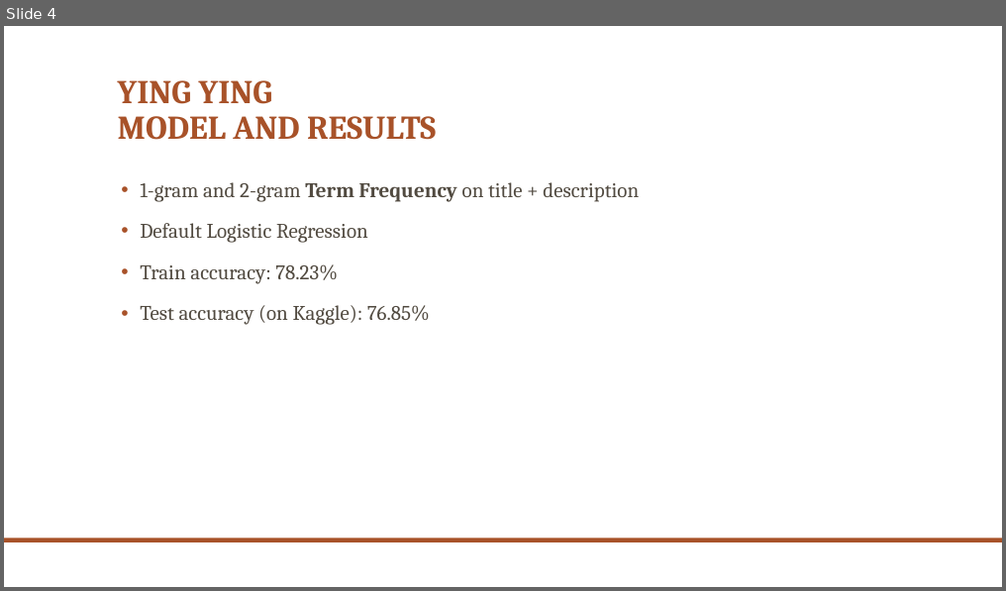
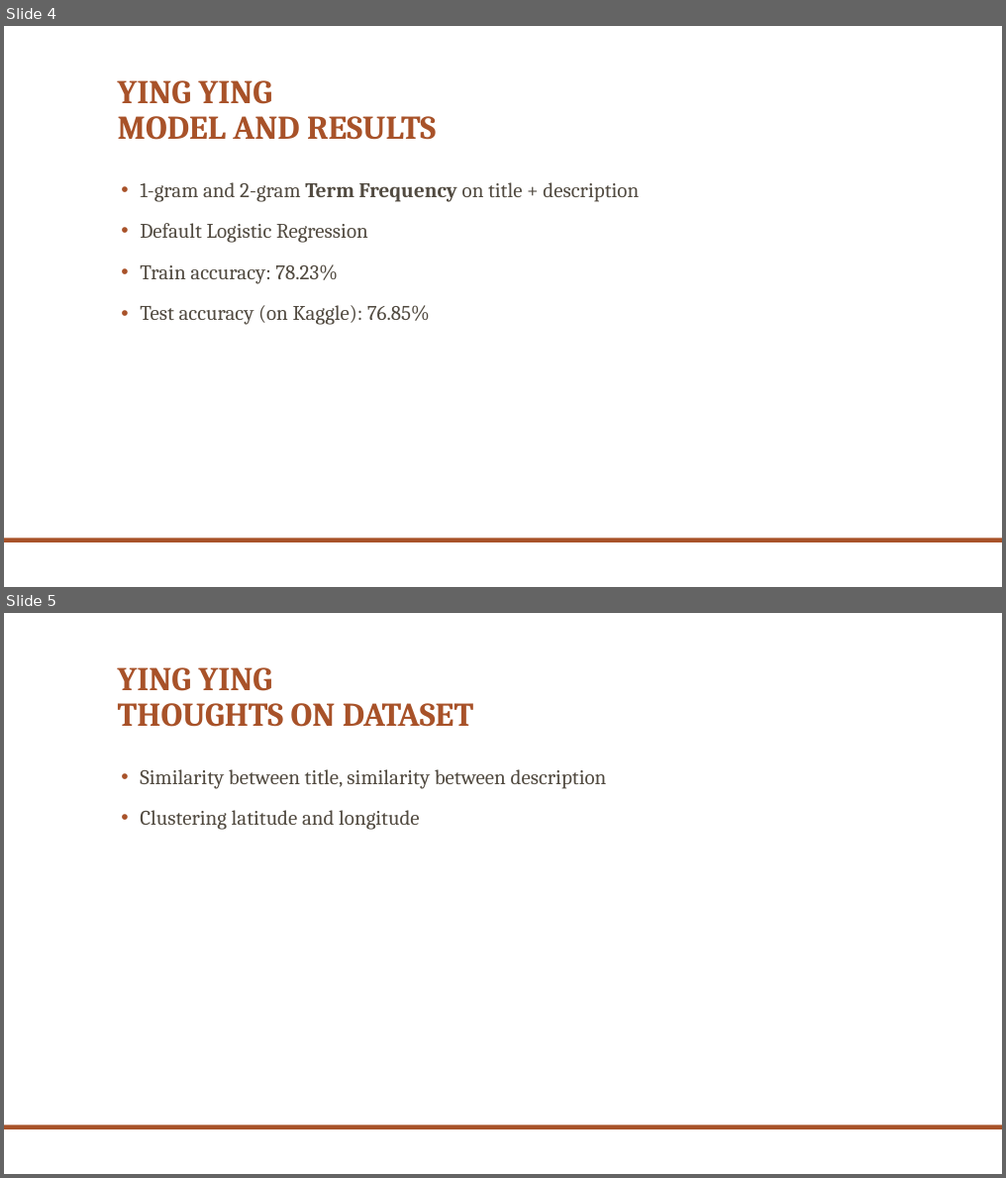
Before and after one commit to Chialijuan/20Newsgrp-Analysis, a slide deck: Avito.pptx. Shown one above the other, each under a label of ours: slide 4 before the commit, slides 4 and 5 after it. The pictures are 1006x591 and 1006x1178 pixels, drawn with LibreOffice and Linux fonts; fonts in the diff are those of the drawing; background and template pictures are left out. Boxes give left, top, right and bottom in pixels: in the first picture for what was removed or moved away, otherwise in the second. Text is boxed around its words. In the diff, an @@ line names an element or a change of style, - is before the commit and + after.

Commit message:
edited slides

```diff
--- a/Avito.pptx
+++ b/Avito.pptx
@@ slide 5 added at (4, 613, 1002, 1174), background picture (left out); not listed: 1 template element that a slide beside it also shows @@
@@ title added at (118, 667, 473, 727), 32 pt, text #A85229, bold @@
+YING YING
+THOUGHTS ON DATASET
@@ text added at (140, 769, 607, 830), 20 pt, text #514A40 @@
+• Similarity between title, similarity between description
+• Clustering latitude and longitude
```
